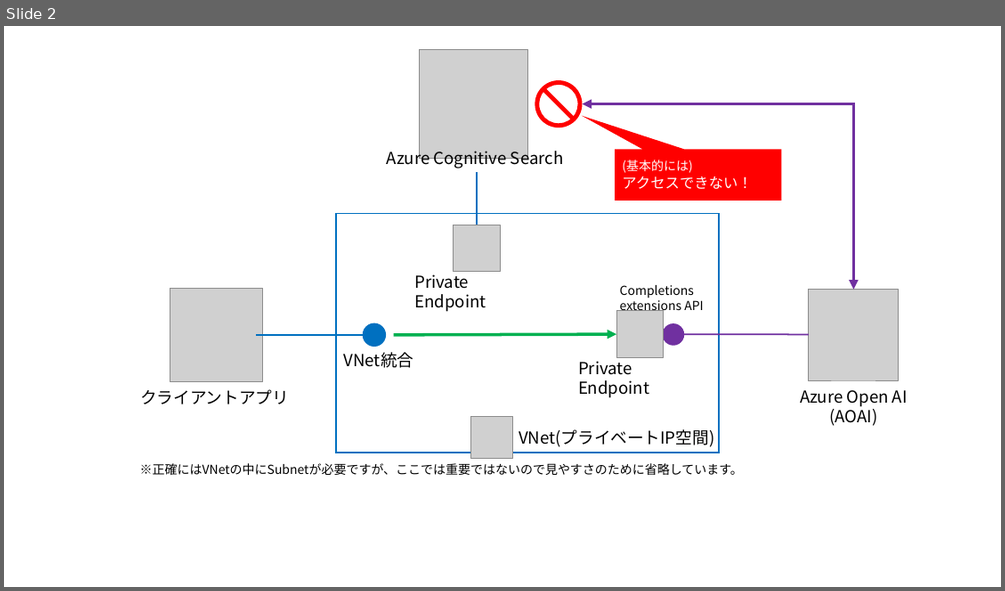
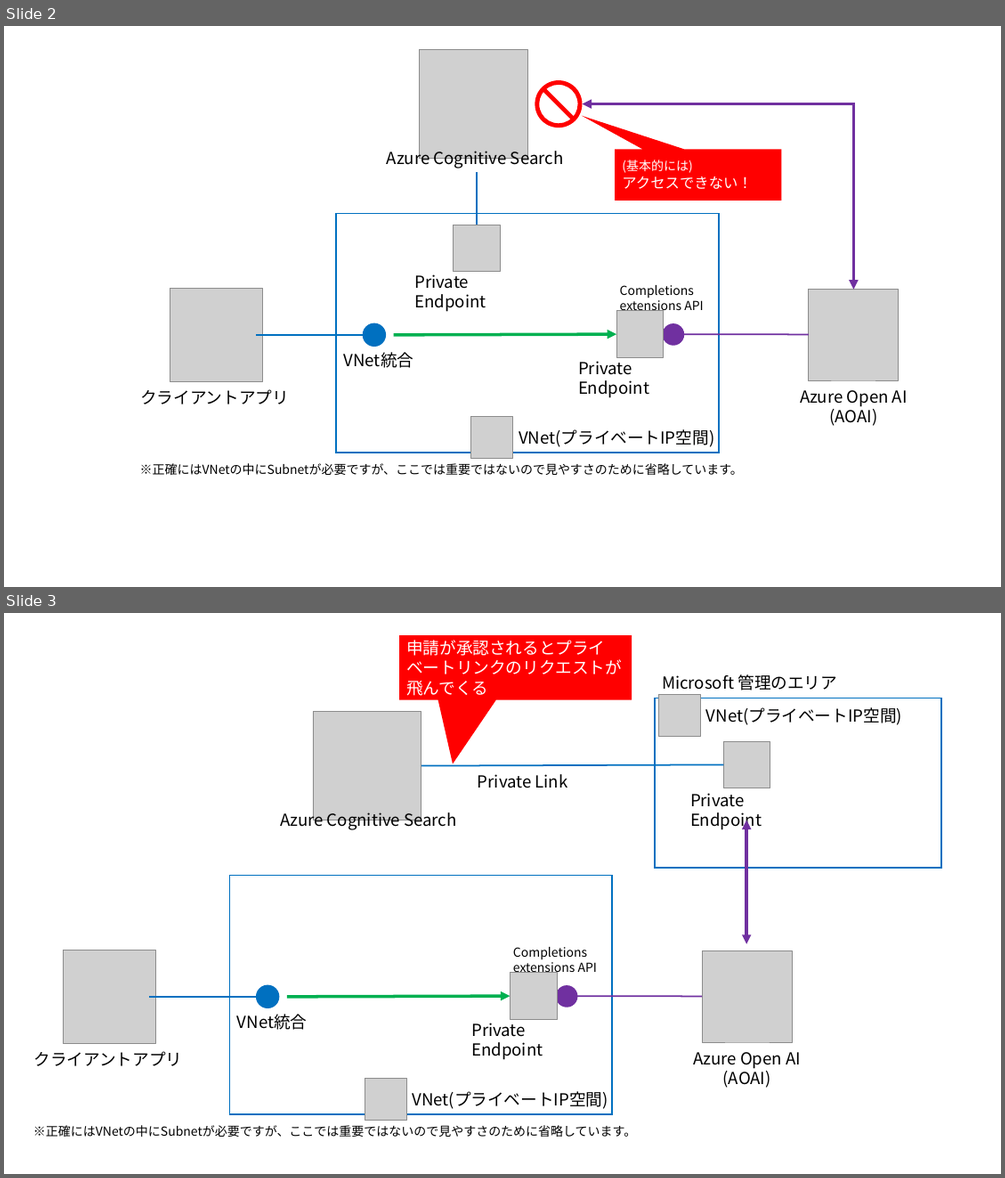
Before and after one commit to 07JP27/zenn-content, a slide deck: images/azure-openai-add-your-data-procon/addyourdataarch.pptx. Shown one above the other, each under a label of ours: slide 2 before the commit, slides 2 and 3 after it. The pictures are 1005x591 and 1005x1178 pixels, drawn with LibreOffice and Linux fonts; fonts in the diff are those of the drawing; grey boxes stand for pictures. Boxes give left, top, right and bottom in pixels: in the first picture for what was removed or moved away, otherwise in the second. Text is boxed around its words. In the diff, an @@ line names an element or a change of style, - is before the commit and + after.

```diff
--- a/images/azure-openai-add-your-data-procon/addyourdataarch.pptx
+++ b/images/azure-openai-add-your-data-procon/addyourdataarch.pptx
@@ slide 3 added at [4,613,1001,1174], background #FFFFFF @@
@@ speech box added at [399,635,632,699], fill #FF0000, 16 pt, text #FFFFFF @@
+申請が承認されるとプライベートリンクのリクエストが飛んでくる
@@ text added at [662,674,838,690], 16 pt, text #000000 @@
+Microsoft 管理のエリア
@@ picture added at [313,712,421,820] @@
@@ rectangle added at [655,698,941,868], outline #0070C0 1.5 pt @@
@@ picture added at [659,695,701,737] @@
@@ text added at [706,707,902,725], 16 pt, text #000000 @@
+VNet(プライベートIP空間)
@@ picture added at [723,742,770,788] @@
@@ line added from (421, 765) to (723, 765), #0070C0 1.5 pt @@
@@ text added at [477,774,568,788], 16 pt, text #000000 @@
+Private Link
@@ text added at [690,793,761,831], 16 pt, text #000000 @@
+Private Endpoint
@@ text added at [280,809,456,831], 16 pt, text #000000 @@
+Azure Cognitive Search
@@ double arrow added from (746, 944) to (746, 820), #7030A0 3 pt @@
@@ rectangle added at [230,876,612,1114], outline #0070C0 1.5 pt @@
@@ picture added at [63,950,156,1043] @@
@@ text added at [513,947,597,975], 12 pt, text #000000 @@
+Completions
+extensions API
@@ picture added at [703,951,793,1042] @@
@@ ellipse added at [257,985,278,1007], fill #0070C0, outline #0070C0 1.5 pt @@
@@ picture added at [510,973,558,1020] @@
@@ ellipse added at [556,985,577,1007], fill #7030A0 @@
@@ line added from (150, 997) to (257, 997), #0070C0 1.5 pt @@
@@ arrow added from (287, 997) to (510, 996), #00B050 3 pt @@
@@ line added from (557, 996) to (703, 996), #7030A0 1.5 pt @@
@@ text added at [237,1013,307,1030], 16 pt, text #000000 @@
+VNet統合
@@ text added at [471,1019,542,1060], 16 pt, text #000000 @@
+Private Endpoint
@@ text added at [34,1051,183,1066], 16 pt, text #000000 @@
+クライアントアプリ
@@ text added at [693,1052,801,1087], 16 pt, text #000000 @@
+Azure Open AI
+(AOAI)
@@ picture added at [364,1078,406,1120] @@
@@ text added at [413,1091,608,1109], 16 pt, text #000000 @@
+VNet(プライベートIP空間)
@@ text added at [33,1125,636,1136], 12 pt, text #000000 @@
+※正確にはVNetの中にSubnetが必要ですが、ここでは重要ではないので見やすさのために省略しています。
```
Also in this commit, not shown: 2 other files.
